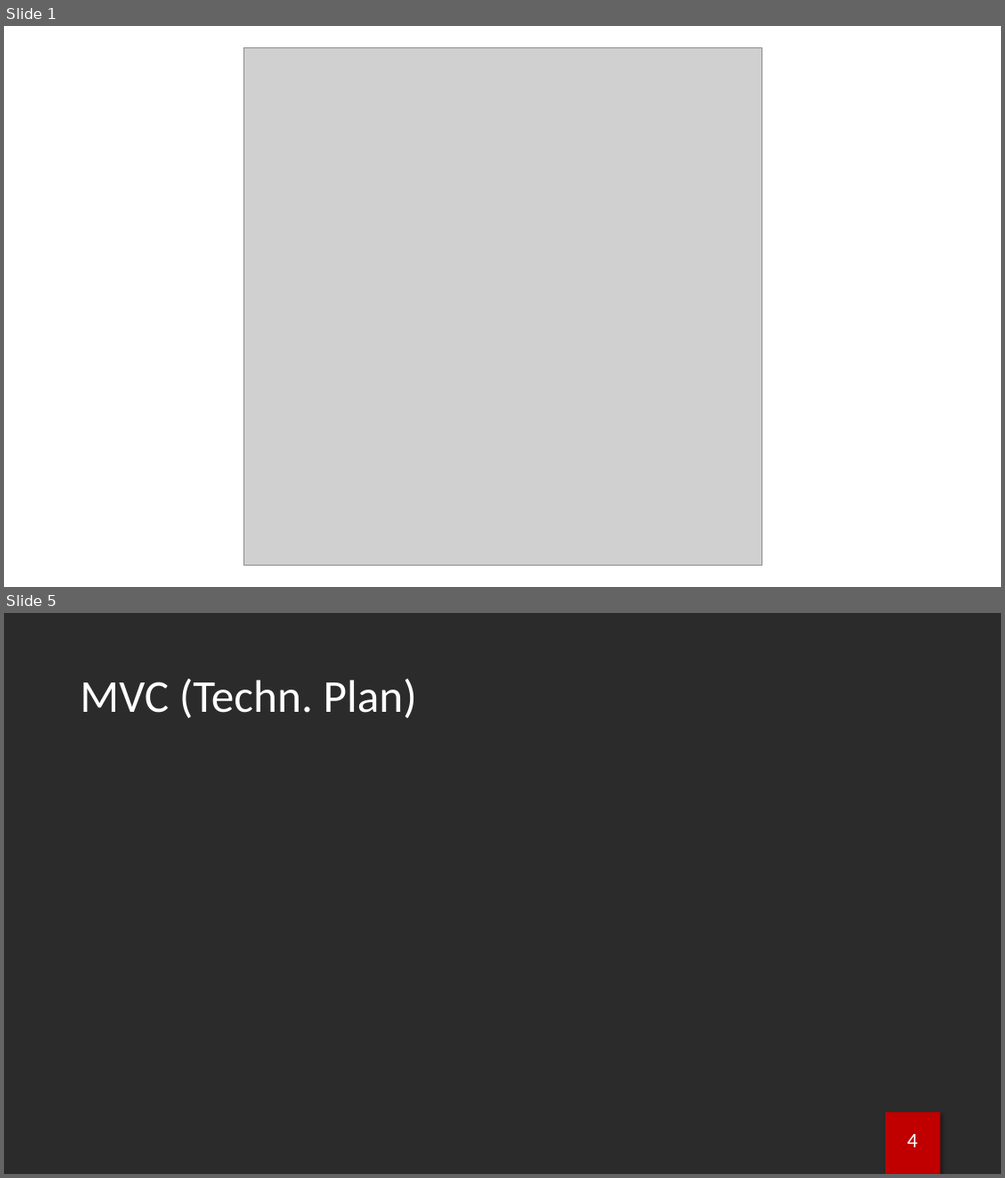
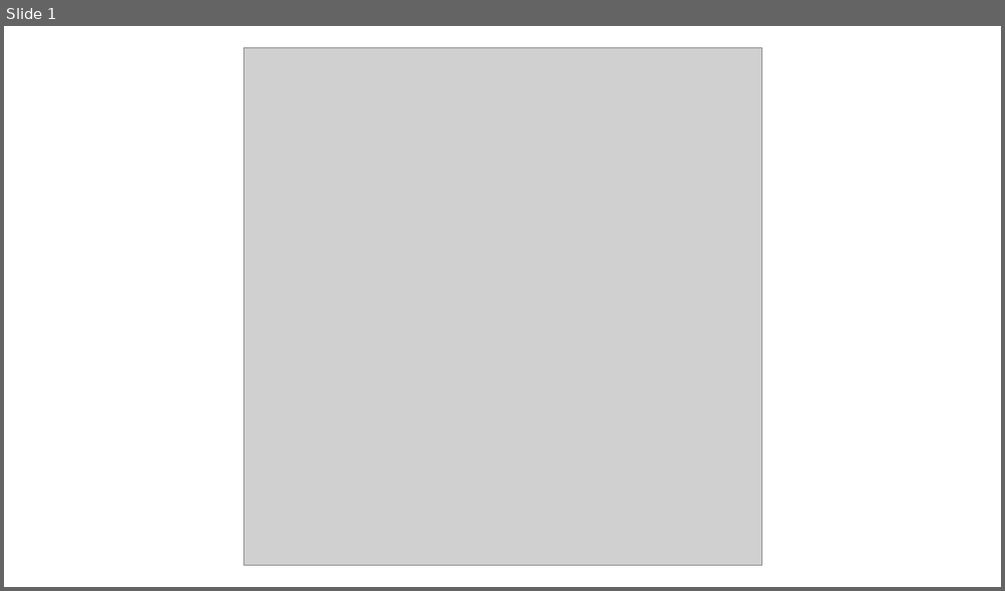
Before and after one commit to brodermar/wwm, a slide deck: documentation/wwmp.pptx. Shown one above the other, each under a label of ours: slides 1 and 5 before the commit, slide 1 after it; the slides between them are not shown. The pictures are 1005x1178 and 1005x591 pixels, drawn with LibreOffice and Linux fonts; fonts in the diff are those of the drawing; grey boxes stand for pictures; background and template pictures are left out; a plain dark background stands for a picture behind light text. Boxes give left, top, right and bottom in pixels: in the first picture for what was removed or moved away, otherwise in the second. Text is boxed around its words. In the diff, an @@ line names an element or a change of style, - is before the commit and + after.

```diff
--- a/documentation/wwmp.pptx
+++ b/documentation/wwmp.pptx
@@ slide 5 removed at [4,613,1001,1174], background picture (left out) @@
@@ title removed at [80,678,417,718] @@
-MVC (Techn. Plan)
@@ rectangle removed at [886,1111,940,1174] @@
@@ page number removed at [907,1134,918,1147] @@
-4
```
Also in this commit, not shown: 12 slides changed, 9 slides added, 6 other slides removed, 4 other files.
